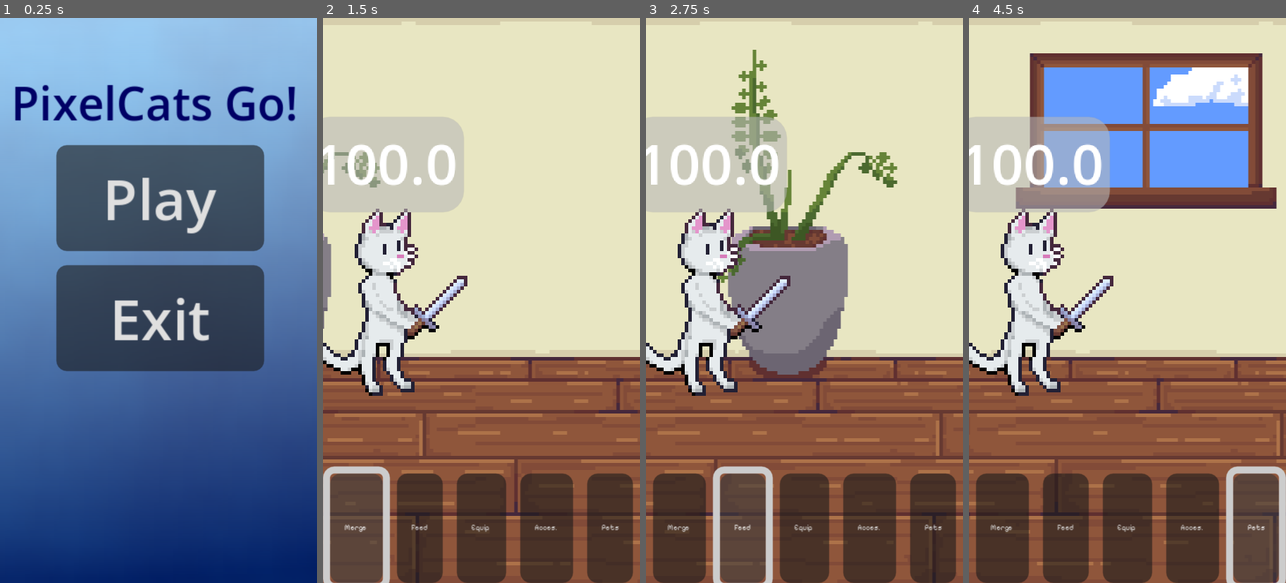
Above: before the commit, frames 1-4 (left to right).
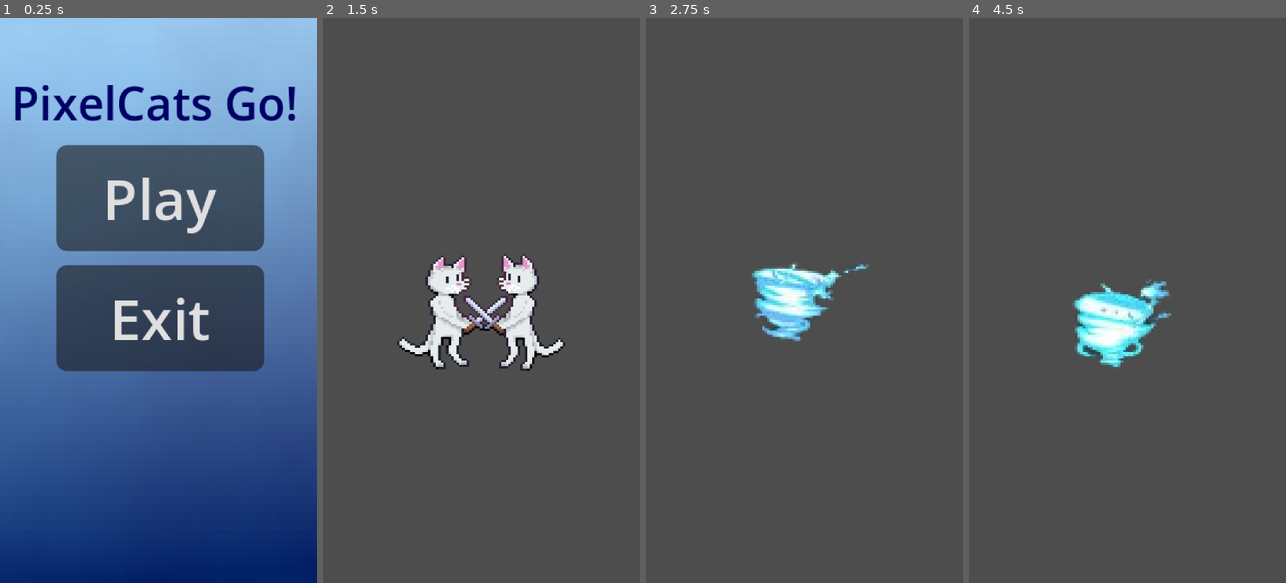
Above: after the commit, the same moments.

Repository: Maksim3l/PixelCats-Go
Game: Godot game, scene res://screens/title_screen.tscn
The game is run twice, just before and just after one commit, with the same random seed, the same clock (stepped at 60 frames per second) and the same inputs.
Inputs (mouse positions are in pixels of both pictures, inside the frame that each line leads up to):
- Up to frame 1 (0.25 s): no input
- Up to frame 2 (1.5 s): click "Play" at 0.5 s; click "Merge" at 1.25 s
- Up to frame 3 (2.75 s): click (744, 526) at 2 s, where only the run before the commit has a clickable "Feed"
- Up to frame 4 (4.5 s): click (1127, 526) at 2.75 s, where only the run before the commit has a clickable "Equip"; click (1194, 526) at 3.5 s, where only the run before the commit has a clickable "Acces."; click (1257, 526) at 4.25 s, where only the run before the commit has a clickable "Pets"

The runs differ from the first frame. In frame 1, 0.5% of the frame differs, in the area x 4-94%, y 11-58%; in frame 2, 97%; in frame 3, 98%; in frame 4, 98%, in the area x 0-100%, y 0-100%.

Commit message:
Merge scene added

Diff:
--- a/project.godot
+++ b/project.godot
@@ -66,5 +66,6 @@
 
 [rendering]
 
+textures/canvas_textures/default_texture_filter=0
 renderer/rendering_method="gl_compatibility"
 renderer/rendering_method.mobile="gl_compatibility"
--- /dev/null
+++ b/screens/car1.gd
@@ -0,0 +1,28 @@
+extends CharacterBody2D
+
+const TORNADO = preload("res://screens/tornado.tscn")
+@onready var merge: Node2D = $".."
+
+signal collision_detected
+
+
+# Movement parameters
+var speed = 100.0
+var gravity = 980.0
+var direction = Vector2(1, 0)  # Direction of automatic movement (right)
+
+func _physics_process(delta):
+
+	# Set constant horizontal velocity for automatic movement
+	velocity.x = direction.x * speed
+
+	# Apply movement
+	move_and_slide()
+
+	for i in get_slide_collision_count():
+		emit_signal("collision_detected")
+		spawn_tornado()
+
+
+func spawn_tornado():
+	print("collision")
--- /dev/null
+++ b/screens/cat2.gd
@@ -0,0 +1,14 @@
+extends CharacterBody2D
+
+# Movement parameters
+var speed = 70.0
+var gravity = 980.0
+var direction = Vector2(-1, 0)  # Direction of automatic movement (right)
+
+func _physics_process(delta):
+
+	# Set constant horizontal velocity for automatic movement
+	velocity.x = direction.x * speed
+
+	# Apply movement
+	move_and_slide()
--- /dev/null
+++ b/screens/merge.tscn
@@ -0,0 +1,131 @@
+[gd_scene load_steps=18 format=3 uid="uid://cs1w6gtab7fke"]
+
+[ext_resource type="Texture2D" uid="uid://dfdocskieec21" path="res://characters/main/main.png" id="1_h67da"]
+[ext_resource type="Script" uid="uid://cvr5k3sm1kvbl" path="res://scripts/merge.gd" id="1_ligvh"]
+[ext_resource type="Script" uid="uid://b8xtwv1kvm0sx" path="res://screens/car1.gd" id="1_x63sp"]
+[ext_resource type="Script" uid="uid://caedn7un4pwib" path="res://screens/cat2.gd" id="3_a37g2"]
+[ext_resource type="Texture2D" uid="uid://c2agtwqo6he8a" path="res://enviroment/tornado.png" id="5_28eh2"]
+
+[sub_resource type="SpriteFrames" id="SpriteFrames_x63sp"]
+animations = [{
+"frames": [{
+"duration": 1.0,
+"texture": ExtResource("1_h67da")
+}],
+"loop": true,
+"name": &"default",
+"speed": 5.0
+}]
+
+[sub_resource type="CapsuleShape2D" id="CapsuleShape2D_a37g2"]
+
+[sub_resource type="SpriteFrames" id="SpriteFrames_ligvh"]
+animations = [{
+"frames": [{
+"duration": 1.0,
+"texture": ExtResource("1_h67da")
+}],
+"loop": true,
+"name": &"default",
+"speed": 5.0
+}]
+
+[sub_resource type="CapsuleShape2D" id="CapsuleShape2D_28eh2"]
+
+[sub_resource type="AtlasTexture" id="AtlasTexture_2uumv"]
+atlas = ExtResource("5_28eh2")
+region = Rect2(0, 0, 63, 79)
+
+[sub_resource type="AtlasTexture" id="AtlasTexture_iy3xl"]
+atlas = ExtResource("5_28eh2")
+region = Rect2(378, 0, 63, 79)
+
+[sub_resource type="AtlasTexture" id="AtlasTexture_qs1d7"]
+atlas = ExtResource("5_28eh2")
+region = Rect2(0, 79, 63, 79)
+
+[sub_resource type="AtlasTexture" id="AtlasTexture_4itin"]
+atlas = ExtResource("5_28eh2")
+region = Rect2(504, 79, 63, 79)
+
+[sub_resource type="AtlasTexture" id="AtlasTexture_wnlqq"]
+atlas = ExtResource("5_28eh2")
+region = Rect2(567, 158, 63, 79)
+
+[sub_resource type="AtlasTexture" id="AtlasTexture_r3cuv"]
+atlas = ExtResource("5_28eh2")
+region = Rect2(0, 158, 63, 79)
+
+[sub_resource type="AtlasTexture" id="AtlasTexture_4s8pv"]
+atlas = ExtResource("5_28eh2")
+region = Rect2(63, 158, 63, 79)
+
+[sub_resource type="SpriteFrames" id="SpriteFrames_unr61"]
+animations = [{
+"frames": [{
+"duration": 1.0,
+"texture": SubResource("AtlasTexture_2uumv")
+}, {
+"duration": 1.0,
+"texture": SubResource("AtlasTexture_iy3xl")
+}, {
+"duration": 1.0,
+"texture": SubResource("AtlasTexture_qs1d7")
+}, {
+"duration": 1.0,
+"texture": SubResource("AtlasTexture_4itin")
+}, {
+"duration": 1.0,
+"texture": SubResource("AtlasTexture_wnlqq")
+}, {
+"duration": 1.0,
+"texture": SubResource("AtlasTexture_r3cuv")
+}, {
+"duration": 1.0,
+"texture": SubResource("AtlasTexture_4s8pv")
+}],
+"loop": true,
+"name": &"default",
+"speed": 10.0
+}]
+
+[node name="Merge" type="Node2D"]
+script = ExtResource("1_ligvh")
+
+[node name="Camera2D" type="Camera2D" parent="."]
+
+[node name="CharacterBody2D" type="CharacterBody2D" parent="."]
+script = ExtResource("1_x63sp")
+
+[node name="AnimatedSprite2D" type="AnimatedSprite2D" parent="CharacterBody2D"]
+position = Vector2(-26, 3)
+scale = Vector2(0.734375, 0.609375)
+sprite_frames = SubResource("SpriteFrames_x63sp")
+
+[node name="CollisionShape2D" type="CollisionShape2D" parent="CharacterBody2D"]
+position = Vector2(-26, 3)
+shape = SubResource("CapsuleShape2D_a37g2")
+
+[node name="CharacterBody2D2" type="CharacterBody2D" parent="."]
+script = ExtResource("3_a37g2")
+
+[node name="AnimatedSprite2D" type="AnimatedSprite2D" parent="CharacterBody2D2"]
+position = Vector2(22, 3)
+scale = Vector2(0.671875, 0.625)
+sprite_frames = SubResource("SpriteFrames_ligvh")
+flip_h = true
+
+[node name="CollisionShape2D" type="CollisionShape2D" parent="CharacterBody2D2"]
+position = Vector2(23, 3)
+shape = SubResource("CapsuleShape2D_28eh2")
+
+[node name="tornado" type="CharacterBody2D" parent="."]
+
+[node name="AnimatedSprite2D" type="AnimatedSprite2D" parent="tornado"]
+position = Vector2(2, 7)
+scale = Vector2(0.719048, 0.60443)
+sprite_frames = SubResource("SpriteFrames_unr61")
+autoplay = "default"
+frame_progress = 0.0543546
+
+[node name="Timer" type="Timer" parent="."]
--- /dev/null
+++ b/screens/tornado.tscn
@@ -0,0 +1,3 @@
+[gd_scene format=3 uid="uid://b2aekp14t7u4i"]
+
+[node name="tornado" type="Node2D"]
--- a/screens/ui_action.gd
+++ b/screens/ui_action.gd
@@ -19,7 +19,7 @@
 # get_tree().change_scene_to_file("res://screens/battle.tscn")
 
 func _on_merge_pressed():
-	pass # Replace with function body.
+	get_tree().change_scene_to_file("res://screens/merge.tscn")
 
 
 func _on_feed_pressed():
--- /dev/null
+++ b/scripts/merge.gd
@@ -0,0 +1,40 @@
+extends Node2D
+const TORNADO = preload("res://screens/tornado.tscn")
+@onready var cat1: CharacterBody2D = $CharacterBody2D
+@onready var cat2: CharacterBody2D = $CharacterBody2D2
+@onready var tornado: CharacterBody2D = $tornado
+@onready var timer: Timer = $Timer
+
+
+# Called when the node enters the scene tree for the first time.
+func _ready():
+	tornado.hide()
+	cat1.connect("collision_detected", Callable(self, "_on_cat_collision"))
+	if not timer.timeout.is_connected(_on_tornado_timeout):
+		timer.timeout.connect(_on_tornado_timeout)
+
+func _process(delta: float) -> void:
+	pass
+
+
+func _on_cat_collision():
+	# Hide the cat
+	cat1.hide()
+	cat2.queue_free()
+
+	tornado.show()
+
+	timer.wait_time = 4.0
+	timer.one_shot = true
+	timer.start()
+
+	# Show the tornado (assuming you have a tornado node)
+	#$Tornado.show()
+
+func _on_tornado_timeout():
+	print("Tornado will be hidden")
+	tornado.hide()
+	cat1.show()
+
+	# Optionally, you can re-enable collision here if needed
+	# collision_enabled = true
Binary file added: enviroment/tornado.png
Not shown, added: enviroment/tornado.png.import
Not shown, added: screens/car1.gd.uid
Not shown, added: screens/cat2.gd.uid
Not shown, added: scripts/merge.gd.uid
